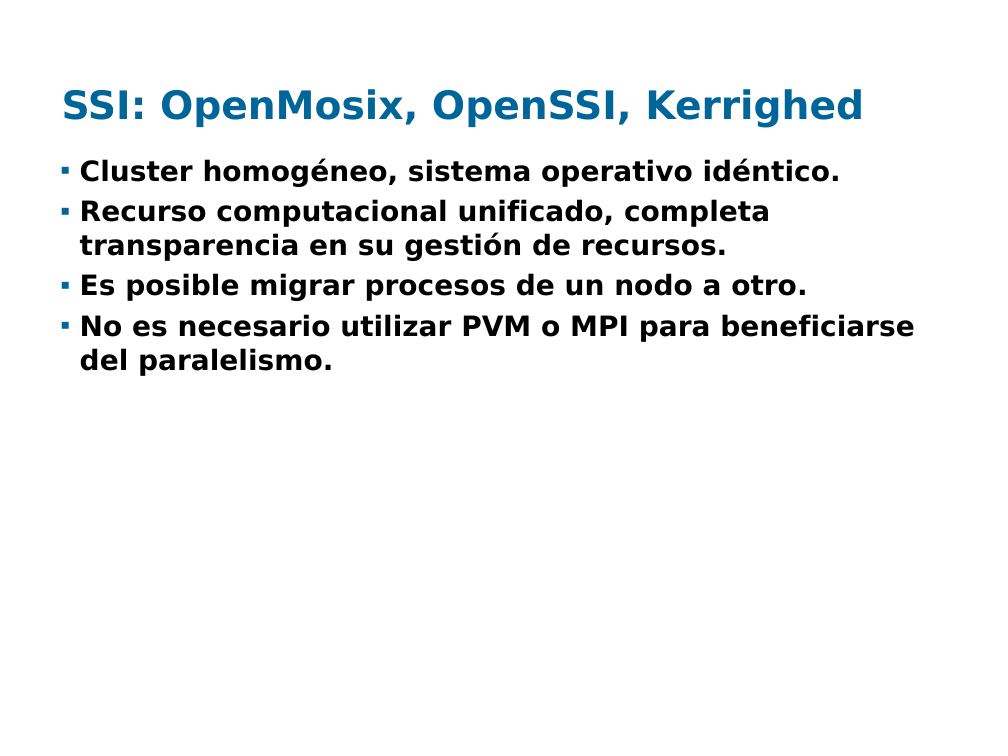
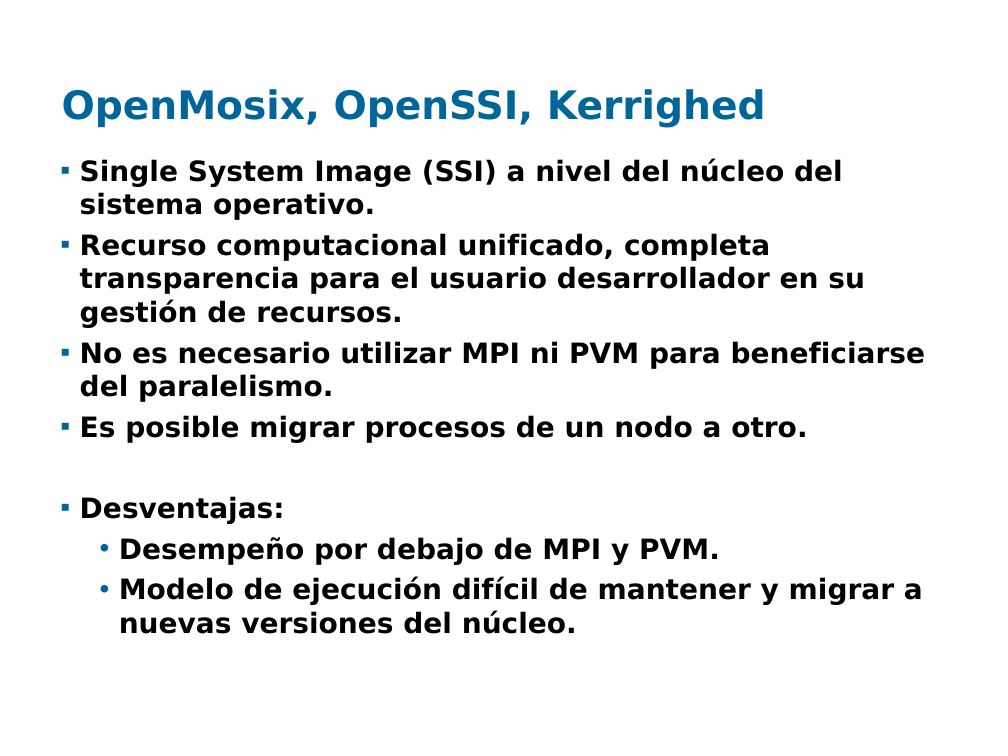
Before and after one commit to santiago-iturriaga/pgruso2007, a slide deck: slide 3 of Documentacion/Presentación Fenton - Santiago.ppt (slide 5 before the commit). Drawn at 1008x756 pixels with LibreOffice and Linux fonts; fonts in the diff are those of the drawing; background and template pictures are left out. Boxes give left, top, right and bottom in pixels: in the first picture for what was removed or moved away, otherwise in the second. Text is boxed around its words. In the diff, an @@ line names an element or a change of style, - is before the commit and + after.

```diff
--- a/Documentacion/Presentación Fenton - Santiago.ppt
+++ b/Documentacion/Presentación Fenton - Santiago.ppt
@@ title at <box>62,89,766,128</box>: text changed @@
-SSI: OpenMosix, OpenSSI, Kerrighed
+OpenMosix, OpenSSI, Kerrighed
@@ text at <box>80,158,926,402</box>: text changed @@
-▪ Cluster homogéneo, sistema operativo idéntico.
-▪ Recurso computacional unificado, completa transparencia en su gestión de recursos.
+▪ Single System Image (SSI) a nivel del núcleo del sistema operativo.
+▪ Recurso computacional unificado, completa transparencia para el usuario desarrollador en su gestión de recursos.
+▪ No es necesario utilizar MPI ni PVM para beneficiarse del paralelismo.
@@ text at <box>80,496,923,634</box>: text changed @@
-▪ No es necesario utilizar PVM o MPI para beneficiarse del paralelismo.
+▪ Desventajas:
+  • Desempeño por debajo de MPI y PVM.
+  • Modelo de ejecución difícil de mantener y migrar a nuevas versiones del núcleo.
```
Also in this commit, not shown: 3 slides added, 5 slides removed, 4 other files.
